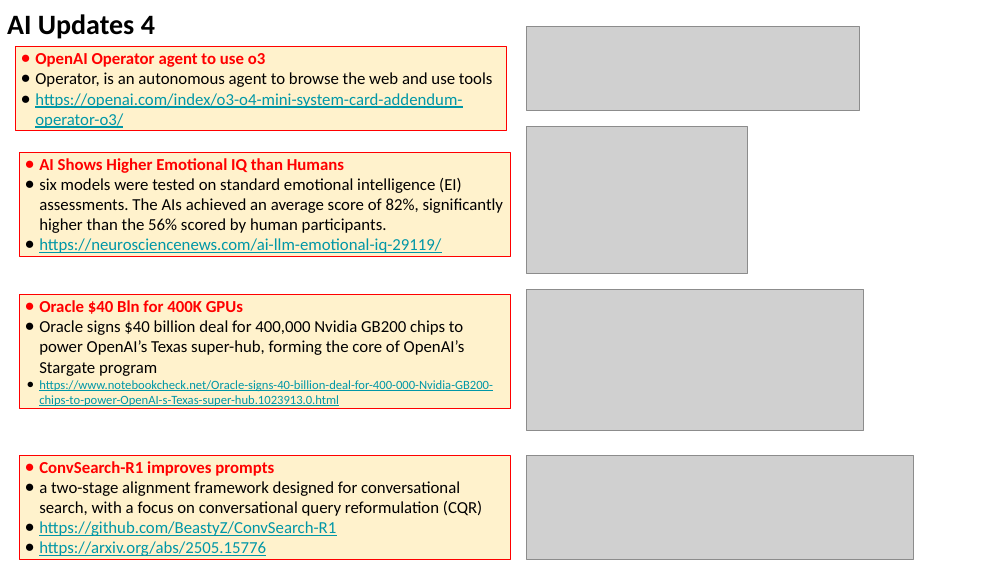
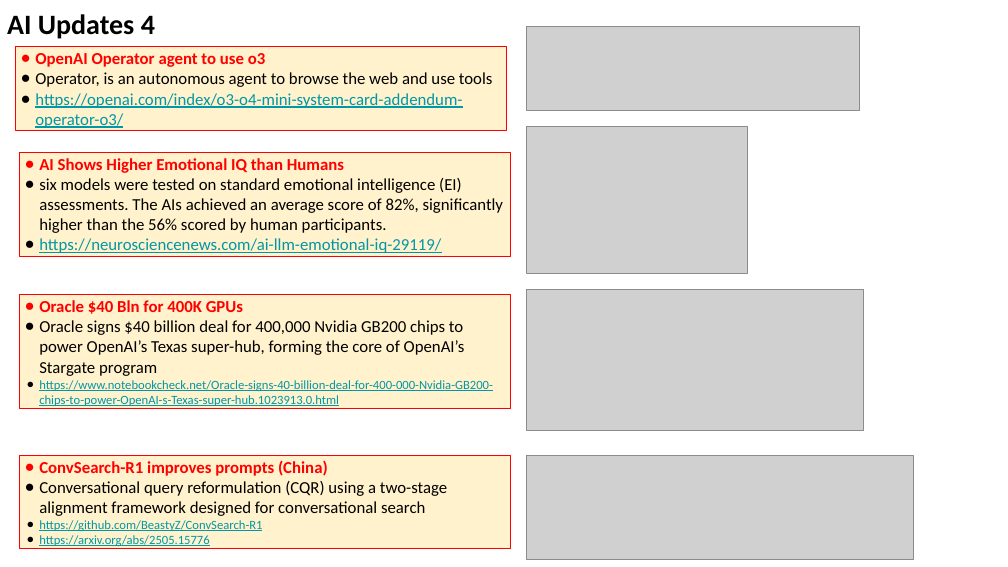
Before and after one commit to lselector/seminar, a slide deck: slide 11 of 2025/2025-05-30-AI-Updates.pptx (slide 9 before the commit). Drawn at 1008x567 pixels with LibreOffice and Linux fonts; fonts in the diff are those of the drawing; grey boxes stand for pictures. Boxes give left, top, right and bottom in pixels: in the first picture for what was removed or moved away, otherwise in the second. Text is boxed around its words. In the diff, an @@ line names an element or a change of style, - is before the commit and + after.

```diff
--- a/2025/2025-05-30-AI-Updates.pptx
+++ b/2025/2025-05-30-AI-Updates.pptx
@@ rectangle "ConvSearch-R1 improves prompts (China)" resized from (x1=19, y1=456, x2=510, y2=559) to (x1=19, y1=456, x2=510, y2=549) @@
@@ text in rectangle at (x1=39, y1=460, x2=447, y2=516): text changed @@
-● ConvSearch-R1 improves prompts
-● a two-stage alignment framework designed for conversational search, with a focus on conversational query reformulation (CQR)
+● ConvSearch-R1 improves prompts (China)
+● Conversational query reformulation (CQR) using a two-stage alignment framework designed for conversational search
@@ text in rectangle at (x1=39, y1=520, x2=262, y2=546): size 12 to 9 pt in "https://github.com/BeastyZ/ConvSearch-R1", "https://arxiv.org/abs/2505.15776"; indent changed @@
```
Also in this commit, not shown: 14 other slides changed, 1 slide added.
